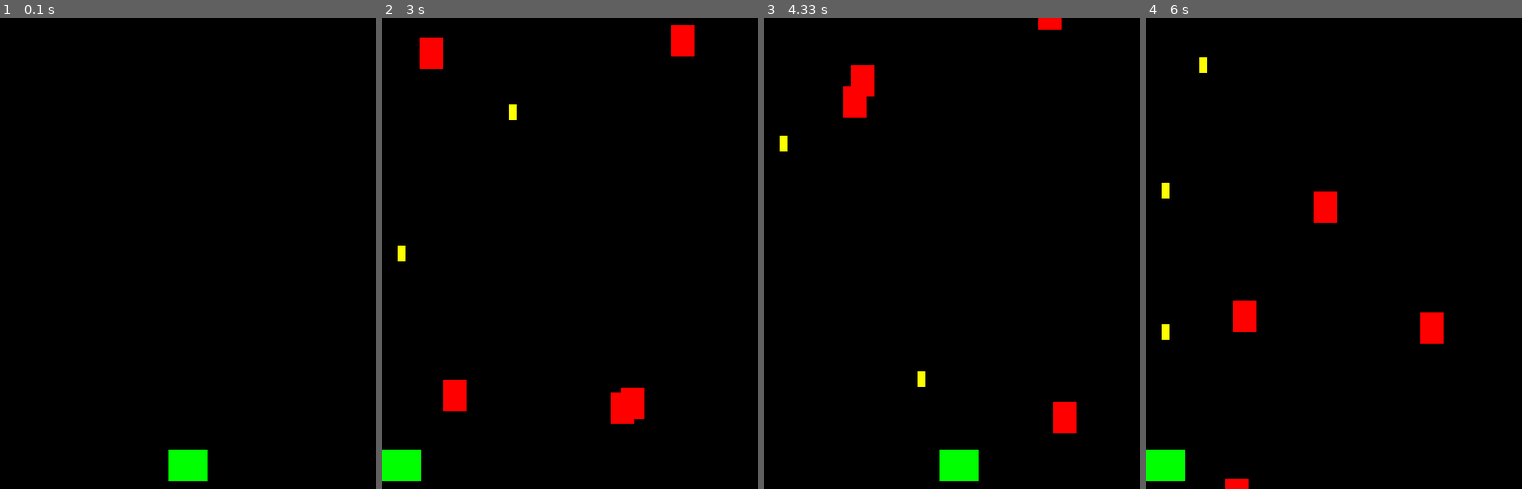
Above: before the commit, frames 1-4 (left to right).
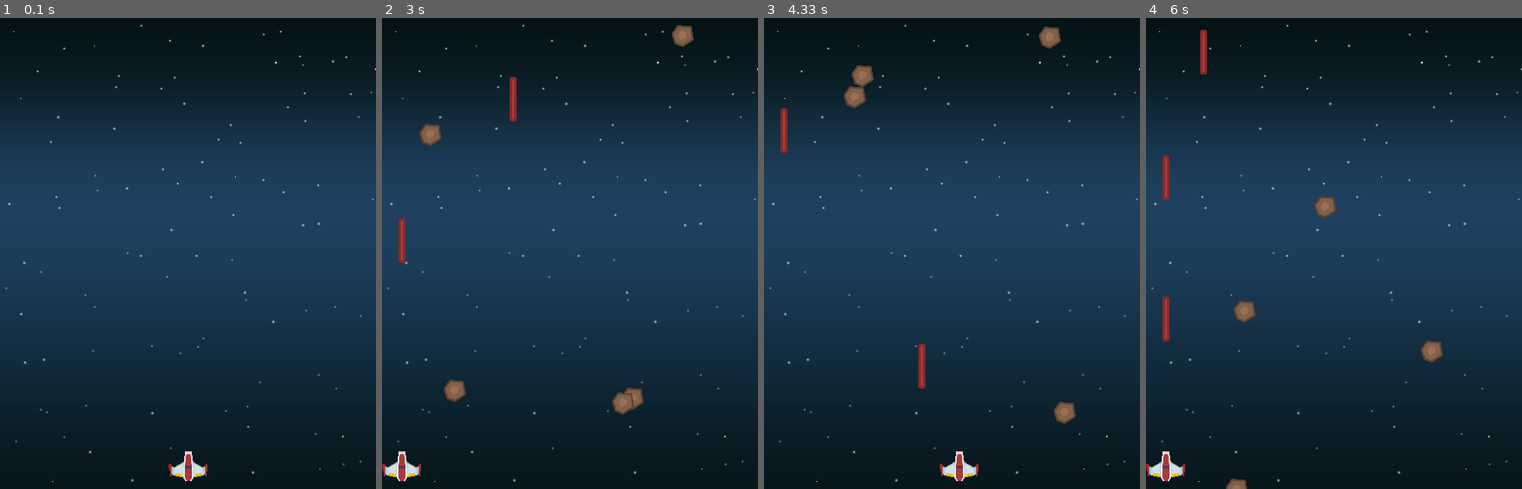
Above: after the commit, the same moments.

Repository: JDmitry/Introduction_to_pygame
Game: pygame game, started from PythonRU/Shmup/shmup.py
The game is run twice, just before and just after one commit, with the same random seed, the same clock (stepped at 60 frames per second) and the same inputs.
Inputs:
- Up to frame 1 (0.1 s): no input
- Up to frame 2 (3 s): tap Space at 0.33, 0.73, 1.03, 1.23, 1.53, 1.73, 2.03, 2.3, 2.6 s; hold Right 0.67-1.13 s; hold Right 1.17-1.63 s; hold Left 1.67-2.2 s; hold Left 2.23-2.63 s
- Up to frame 3 (4.33 s): hold Left 3.33-3.8 s; tap Space at 3.4, 3.7, 3.9, 4.2 s; hold Right 3.83-4.3 s
- Up to frame 4 (6 s): hold Left 4.83-5.37 s; tap Space at 4.9, 5.2, 5.47, 5.77 s; hold Left 5.4-5.8 s

The runs differ from the first frame. In frame 1, 96% of the frame differs, in the area x 0-100%, y 1-100%; in frame 2, 96%; in frame 3, 96%, in the area x 0-100%, y 0-100%; in frame 4, 96%.

Commit message:
Add sprites for objects

Diff:
--- a/PythonRU/Shmup/shmup.py
+++ b/PythonRU/Shmup/shmup.py
@@ -1,5 +1,8 @@
 import pygame
 import random
+from os import path
+
+img_dir = path.join(path.dirname(__file__), 'img')
 
 WIDTH = 480
 HEIGHT = 600
@@ -13,11 +16,19 @@
 YELLOW = (255, 255, 0)
 
 
+pygame.init()
+pygame.mixer.init()
+screen = pygame.display.set_mode((WIDTH, HEIGHT))
+pygame.display.set_caption("Shump!")
+clock = pygame.time.Clock()
+
+
 class Player(pygame.sprite.Sprite):
     def __init__(self):
         pygame.sprite.Sprite.__init__(self)
-        self.image = pygame.Surface((50, 40))
-        self.image.fill(GREEN)
+        self.image = player_img
+        self.image = pygame.transform.scale(player_img, (50, 38))
+        self.image.set_colorkey(BLACK)
         self.rect = self.image.get_rect()
         self.rect.centerx = WIDTH / 2
         self.rect.bottom = HEIGHT - 10
@@ -44,8 +55,8 @@
 class Mob(pygame.sprite.Sprite):
     def __init__(self):
         pygame.sprite.Sprite.__init__(self)
-        self.image = pygame.Surface((30, 40))
-        self.image.fill(RED)
+        self.image = meteor_img
+        self.image.set_colorkey(BLACK)
         self.rect = self.image.get_rect()
         self.rect.x = random.randrange(WIDTH - self.rect.width)
         self.rect.y = random.randrange(-100, -40)
@@ -63,8 +74,8 @@
 class Bullet(pygame.sprite.Sprite):
     def __init__(self, x, y):
         pygame.sprite.Sprite.__init__(self)
-        self.image = pygame.Surface((10, 20))
-        self.image.fill(YELLOW)
+        self.image = bullet_img
+        self.image.set_colorkey(BLACK)
         self.rect = self.image.get_rect()
         self.rect.bottom = y
         self.rect.centerx = x
@@ -75,11 +86,12 @@
         if self.rect.bottom < 0:
             self.kill()
 
-pygame.init()
-pygame.mixer.init()
-screen = pygame.display.set_mode((WIDTH, HEIGHT))
-pygame.display.set_caption("Shump!")
-clock = pygame.time.Clock()
+
+backgroud = pygame.image.load(path.join(img_dir, 'starfield.png')).convert()
+backgroud_rect = backgroud.get_rect()
+player_img = pygame.image.load(path.join(img_dir, 'playerShip1_red.png')).convert()
+meteor_img = pygame.image.load(path.join(img_dir, 'meteorBrown_small1.png')).convert()
+bullet_img = pygame.image.load(path.join(img_dir, 'laserRed13.png')).convert()
 
 all_sprites = pygame.sprite.Group()
 bullets = pygame.sprite.Group()
@@ -116,6 +128,7 @@
         running = False
 
     screen.fill(BLACK)
+    screen.blit(backgroud, backgroud_rect)
     all_sprites.draw(screen)
     pygame.display.flip()
 
Binary file added: PythonRU/Shmup/img/laserRed13.png
Binary file added: PythonRU/Shmup/img/meteorBrown_small1.png
Binary file added: PythonRU/Shmup/img/playerShip1_red.png
Binary file added: PythonRU/Shmup/img/starfield.png
